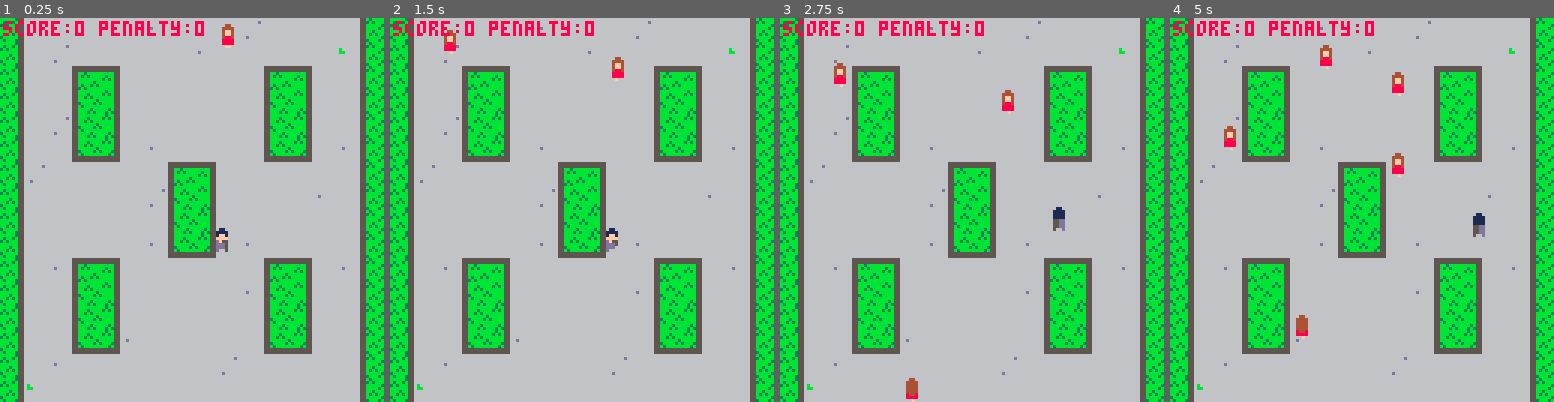
Above: before the commit, frames 1-4 (left to right).
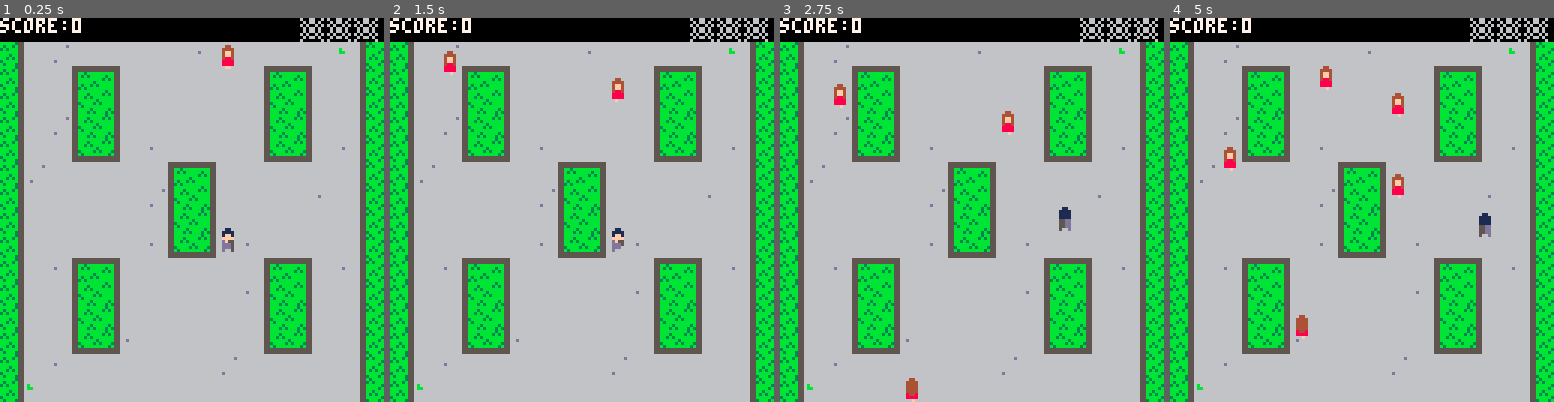
Above: after the commit, the same moments.

Repository: Wagomu056/SKing
Game: PICO-8 cartridge s-king.p8
The game is run twice, just before and just after one commit, with the same random seed, the same clock (stepped at 60 frames per second) and the same inputs.
Inputs:
- Up to frame 1 (0.25 s): no input
- Up to frame 2 (1.5 s): tap O (Z key) at 0.7 s
- Up to frame 3 (2.75 s): hold Right 1.6-2.1 s; tap O (Z key) at 1.7, 2.1, 2.5 s; hold Up 2.15-2.42 s; hold Right from 2.47 s (still down)
- Up to frame 4 (5 s): tap O (Z key) every 0.4 s from 2.9 to 4.9 s; release Right at 3.03 s; hold Left 3.08-3.58 s; hold Down 3.63-3.97 s; hold Right 4.02-4.68 s; hold Up from 4.73 s (still down)

The runs differ from the first frame. In frame 1, 6.3% of the frame differs, in the area x 0-100%, y 0-61%; in frame 2, 6.6%; in frame 3, 6.7%; in frame 4, 7.4%, in the area x 0-100%, y 0-58%.

Commit message:
ペナルティーUI対応

Diff:
--- a/s-king.p8
+++ b/s-king.p8
@@ -2,6 +2,8 @@
 version 8
 __lua__
 view_col=false
+
+draw_min_y=7
 
 col={}
 col.new=function(w,h)
@@ -170,6 +172,7 @@
 	return obj
 end
 
+penalty_max=3
 point={}
 point.new=function()
 	local obj={}
@@ -178,6 +181,23 @@
 
 	obj.add_score=function(self,score)
 		self.score+=score
+	end
+
+	obj.draw=function(self)
+		rectfill(0,0,127,draw_min_y,0)
+		print("score:" .. self.score
+								--.. " penalty:" .. self.penalty
+								,0,0,7)
+
+		local p_mark_x=127-(penalty_max*(8+1))
+		for i=1,penalty_max do
+			local spr_idx=9
+			if i<=self.penalty then
+				spr_idx=8
+			end
+			spr(spr_idx,p_mark_x,0)
+			p_mark_x+=8+1
+		end
 	end
 
 	return obj
@@ -271,9 +291,8 @@
 	foreach(draw_actors,draw_actor)
 
 	-- draw score
-	print("score:" .. pt.score ..
-	" penalty:" .. pt.penalty,
-	1,1,8)
+	pt:draw()
+
 	-- debug
 	debug_draw()
 end
@@ -385,7 +404,7 @@
 	if flr(rnd(2))==1 then
 		dir_type="down"
 	end
-	local y=(dir_type=="up")and 127 or 0
+	local y=(dir_type=="up")and 127 or draw_min_y
 	local w_idx=flr(rnd(#gl_wave))+1
 	local x=gl_wave[w_idx]*8
 
@@ -403,7 +422,7 @@
 function unreal_if_needed(gls)
 	for i,gl in pairs(gls) do
 		if gl.is_real then
-			if gl.y<=0 or gl.y>=127 then
+			if gl.y<=draw_min_y or gl.y>=127 then
 				gl.is_real=false
 				if gl.status=="leav" then
 					sfx(4,2)
@@ -428,7 +447,7 @@
 --]]
 function init_player(p)
 	p.is_real=true
-	p.x=70
+	p.x=72
 	p.y=70
 end
 
@@ -451,6 +470,9 @@
 		if btn(2) then
 			if not check_wall(p,"up") then
 				p.y-=1
+				if p.y<=draw_min_y then
+					p.y=draw_min_y
+				end
 			end
 			p:switch_dir("up")
 		elseif btn(3) then
@@ -562,14 +584,14 @@
 	gl.sight:draw(11)
 end
 __gfx__
-00011000000110000001100000011000000110000001100000011000000110000000000000000000000000000000000000000000000000000000000000000000
-00111100001111000011110000111100001111000011110000111100001111000000000000000000000000000000000000000000000000000000000000000000
-001ff10000111100001ff10000111100001ff10000111100001ff100001111000000000000000000000000000000000000000000000000000000000000000000
-00ffff000011110000ffff000011110000ffff000011110000ffff00001111000000000000000000000000000000000000000000000000000000000000000000
-00df55000055dd0000df55000055dd0000df55000055dd00ffffffff5555dddd0000000000000000000000000000000000000000000000000000000000000000
-00ddd5000055dd0000ddd5000055dd0000ddd5000055dd00ddffff555555dddd0000000000000000000000000000000000000000000000000000000000000000
-00ddd5000055dd0000ddd0000055d000000dd5000005dd000dffff500555ddd00000000000000000000000000000000000000000000000000000000000000000
-00d0050000500d0000d00000005000000000050000000d0000fd5f000055dd000000000000000000000000000000000000000000000000000000000000000000
+0001100000011000000110000001100000011000000110000001100000011000a00aa00a60066006000000000000000000000000000000000000000000000000
+00111100001111000011110000111100001111000011110000111100001111000a0aa0a006066060000000000000000000000000000000000000000000000000
+001ff10000111100001ff10000111100001ff10000111100001ff10000111100a0a00a0a60600606000000000000000000000000000000000000000000000000
+00ffff000011110000ffff000011110000ffff000011110000ffff00001111000a0aa0a006066060000000000000000000000000000000000000000000000000
+00df55000055dd0000df55000055dd0000df55000055dd00ffffffff5555dddd0a0aa0a006066060000000000000000000000000000000000000000000000000
+00ddd5000055dd0000ddd5000055dd0000ddd5000055dd00ddffff555555dddda0a00a0a60600606000000000000000000000000000000000000000000000000
+00ddd5000055dd0000ddd0000055d000000dd5000005dd000dffff500555ddd00a0aa0a006066060000000000000000000000000000000000000000000000000
+00d0050000500d0000d00000005000000000050000000d0000fd5f000055dd00a000000a60000006000000000000000000000000000000000000000000000000
 00044000000440000004400000044000000440000004400000000000000000000000000000000000000000000000000000000000000000000000000000000000
 00444400004444000044440000444400004444000044440000000000000000000000000000000000000000000000000000000000000000000000000000000000
 004ff40000444400004ff40000444400004ff4000044440000000000000000000000000000000000000000000000000000000000000000000000000000000000
